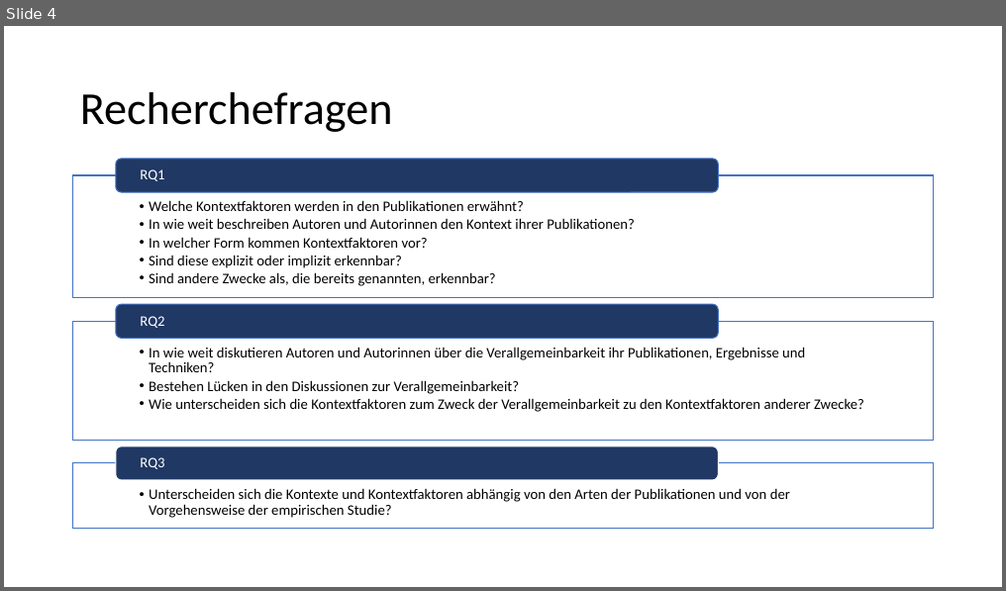
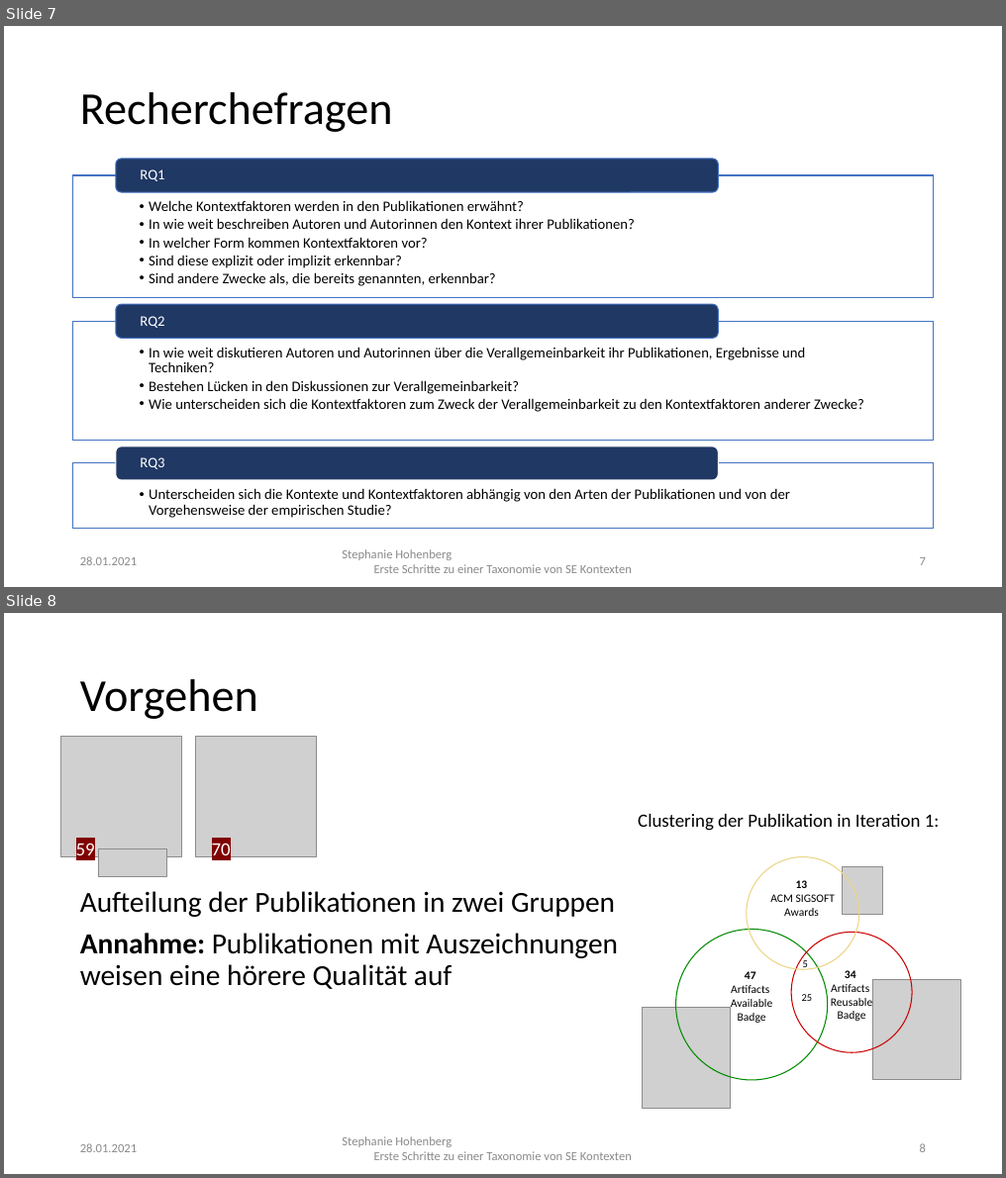
Before and after one commit to StephanieHohenberg/TSEK-Analyzer, a slide deck: documents/presentation.pptx. Shown one above the other, each under a label of ours: slide 4 before the commit, slides 7 and 8 after it. The pictures are 1006x591 and 1006x1178 pixels, drawn with LibreOffice and Linux fonts; fonts in the diff are those of the drawing; grey boxes stand for pictures. Boxes give left, top, right and bottom in pixels: in the first picture for what was removed or moved away, otherwise in the second. Text is boxed around its words. In the diff, an @@ line names an element or a change of style, - is before the commit and + after.

```diff
--- a/documents/presentation.pptx
+++ b/documents/presentation.pptx
@@ slide 8 added at (4, 613, 1002, 1174), background #FFFFFF @@
@@ title added at (80, 679, 258, 719), 44 pt, text #000000 @@
+Vorgehen
@@ picture added at (60, 737, 181, 858) @@
@@ picture added at (196, 737, 316, 858) @@
@@ text added at (638, 814, 940, 831), 18 pt, text #000000 @@
+Clustering der Publikation in Iteration 1:
@@ text added at (76, 843, 95, 856), 18 pt, text #FFFFFF @@
+59
@@ picture added at (98, 850, 167, 877) @@
@@ text added at (212, 843, 231, 856), 18 pt, text #FFFFFF @@
+70
@@ ellipse added at (746, 858, 859, 969), outline #ECD585 1 pt, 11 pt, text #000000 @@
+13
+ACM SIGSOFT
+Awards
@@ picture added at (842, 866, 883, 915) @@
@@ text added at (80, 891, 618, 989), 28 pt, text #000000 @@
+Aufteilung der Publikationen in zwei Gruppen
+Annahme: Publikationen mit Auszeichnungen weisen eine hörere Qualität auf
@@ ellipse added at (676, 930, 829, 1081), outline #018B00 1 pt, 11 pt, text #000000 @@
+47
+Artifacts
+Available
+Badge
@@ ellipse added at (792, 932, 912, 1053), outline #CD0101 1 pt, 11 pt, text #000000 @@
+34
+Artifacts
+Reusable
+Badge
@@ text added at (803, 960, 808, 970), 10 pt, text #000000 @@
+5
@@ text added at (802, 994, 813, 1001), 10 pt, text #000000 @@
+25
@@ picture added at (872, 980, 960, 1080) @@
@@ picture added at (642, 1008, 731, 1108) @@
@@ text added at (80, 1144, 137, 1153), 12 pt, text #8C8C8C @@
+28.01.2021
@@ text added at (342, 1137, 632, 1160), 12 pt, text #8C8C8C @@
+Stephanie Hohenberg
+Erste Schritte zu einer Taxonomie von SE Kontexten
@@ page number added at (920, 1144, 926, 1153), 12 pt, text #8C8C8C @@
+8
@@ what was slide 4 is now slide 7 @@
@@ slide 7 changed as well @@
@@ text added at (80, 557, 137, 566), 12 pt, text #8C8C8C @@
+28.01.2021
@@ text added at (342, 550, 632, 573), 12 pt, text #8C8C8C @@
+Stephanie Hohenberg
+Erste Schritte zu einer Taxonomie von SE Kontexten
@@ page number added at (920, 558, 926, 566), 12 pt, text #8C8C8C @@
+7
```
Also in this commit, not shown: 3 other slides changed, 17 other slides added, 3 slides removed, 2 other files.
